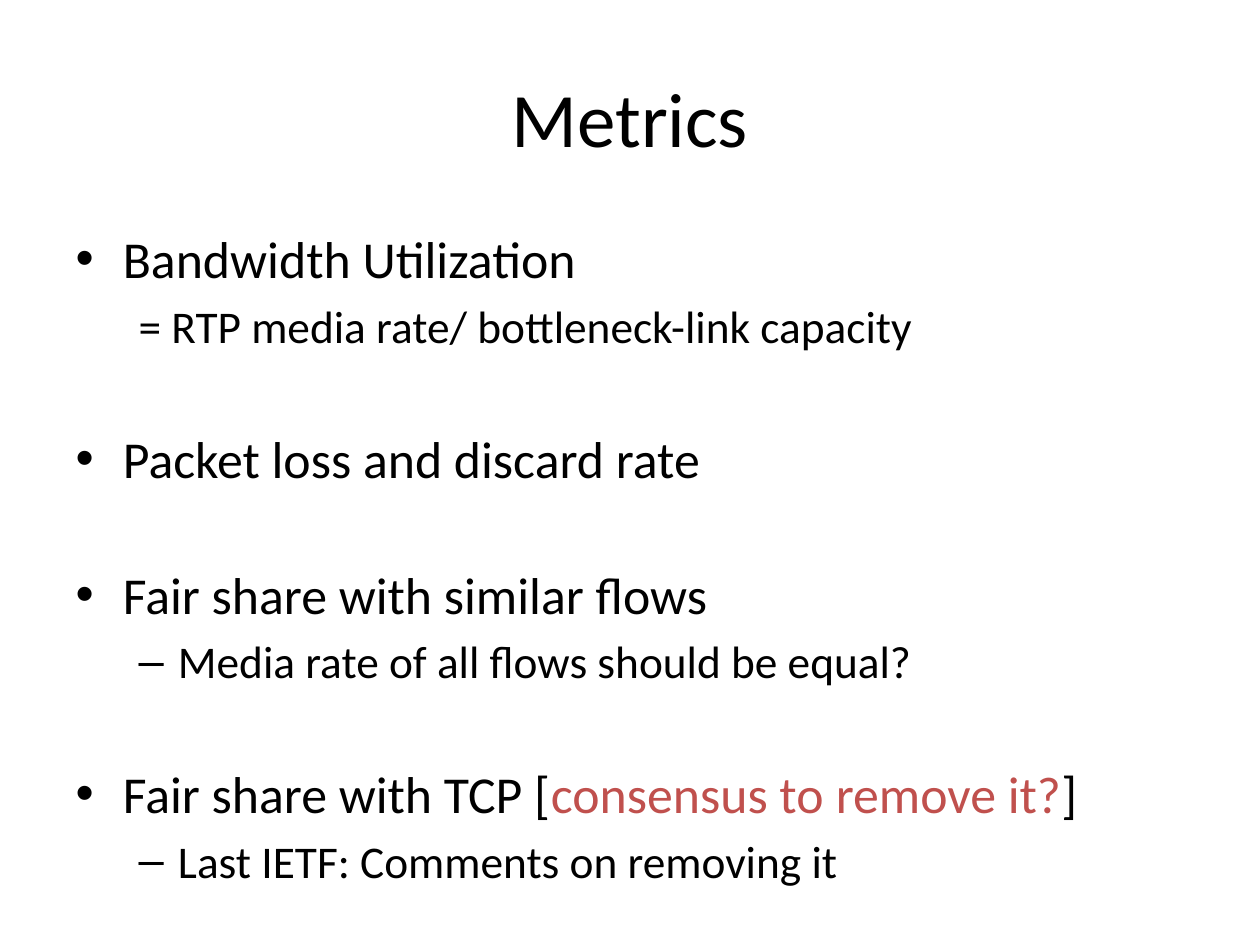
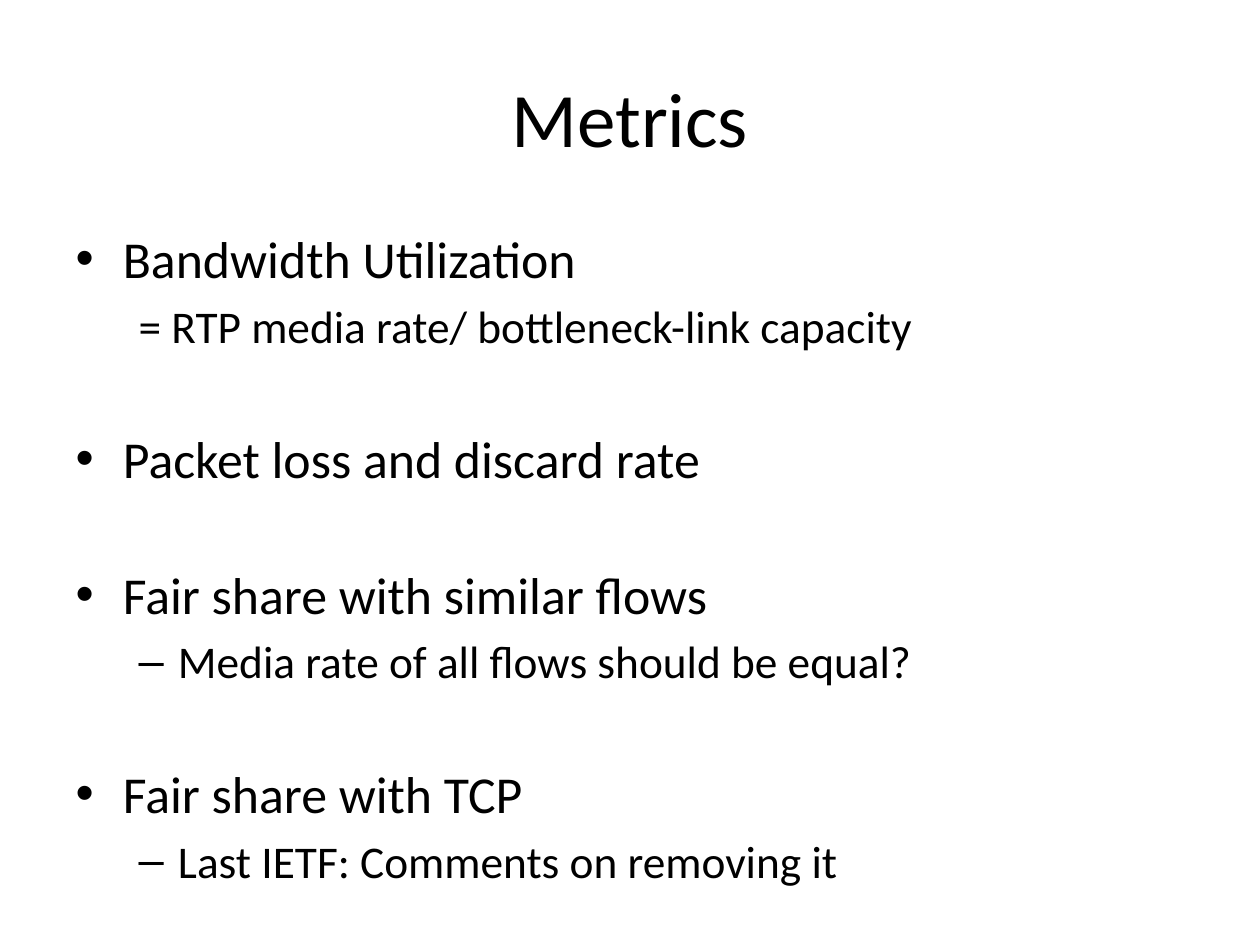
Before and after one commit to protocols-comnet/rmcat-eval-criteria, a slide deck: slide 3 of ppt-ietf86-rmcat-cc-eval-00.pptx. Drawn at 1260x945 pixels with LibreOffice and Linux fonts; fonts in the diff are those of the drawing. Boxes give left, top, right and bottom in pixels: in the first picture for what was removed or moved away, otherwise in the second. Text is boxed around its words. In the diff, an @@ line names an element or a change of style, - is before the commit and + after.

```diff
--- a/ppt-ietf86-rmcat-cc-eval-00.pptx
+++ b/ppt-ietf86-rmcat-cc-eval-00.pptx
@@ text at box(123, 777, 523, 814): text changed; text colour #C0504D to #000000 @@
-• Fair share with TCP [consensus to remove it?]
+• Fair share with TCP
```
Also in this commit, not shown: 3 other slides changed.
